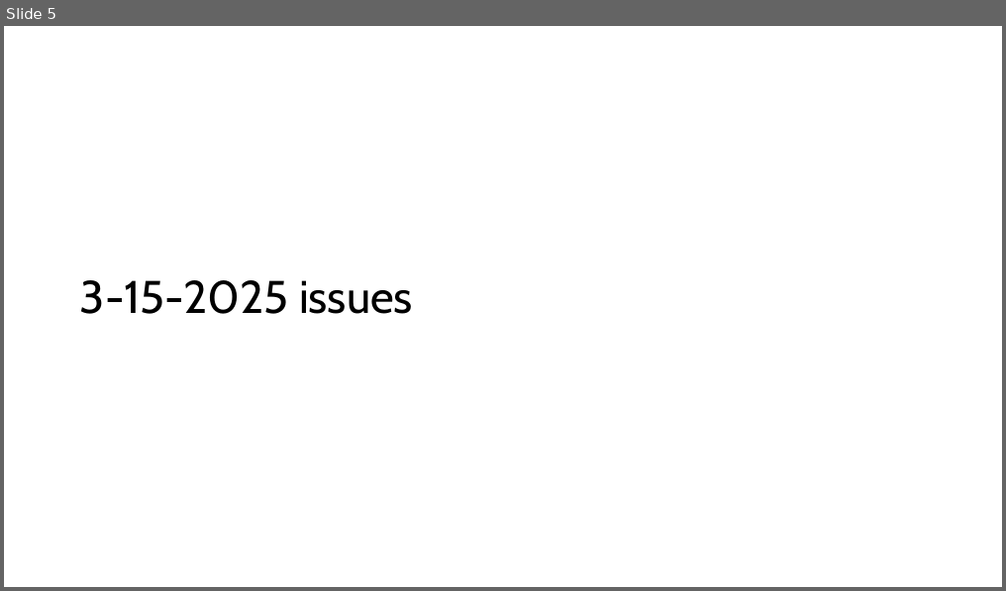
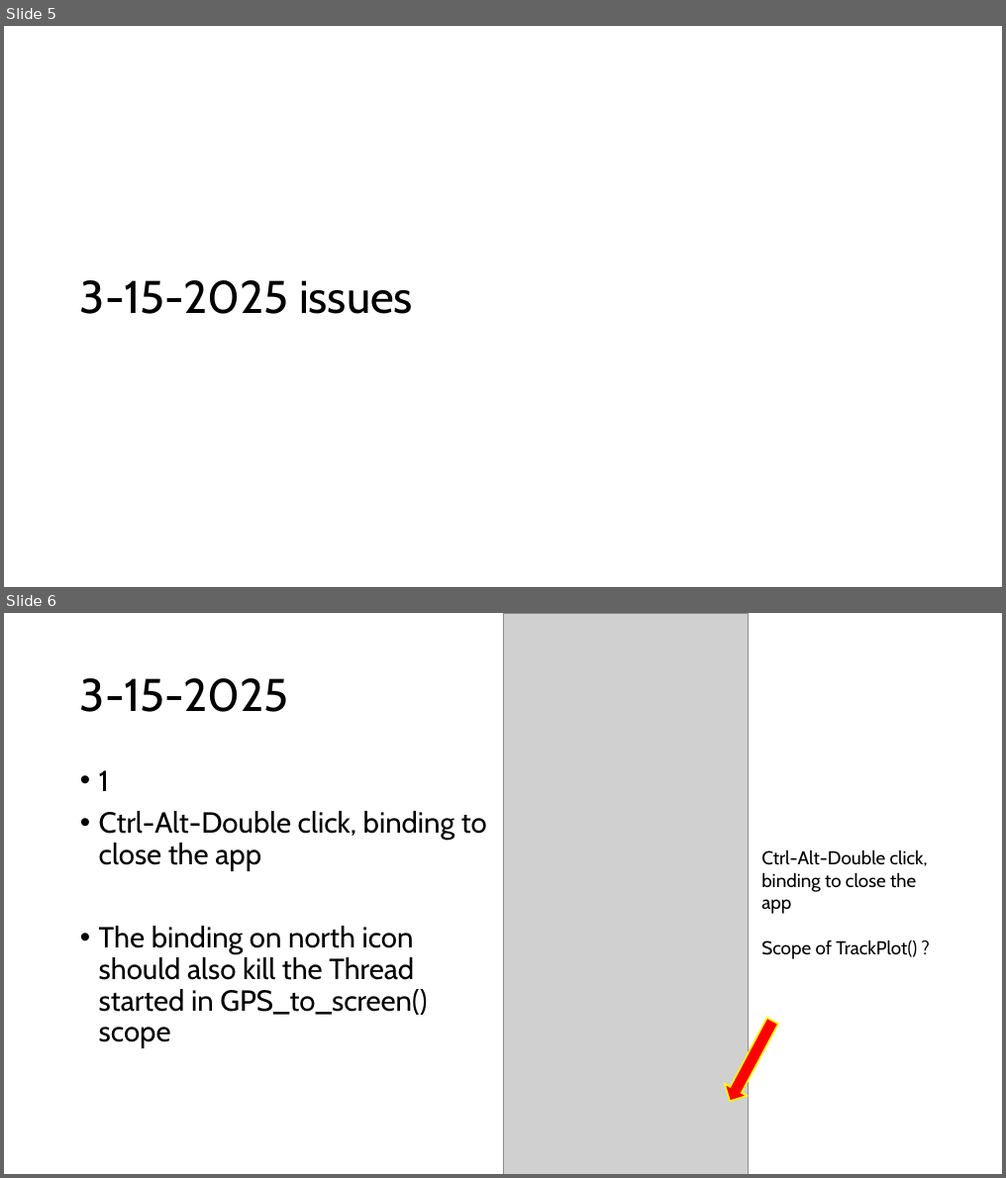
Before and after one commit to Frederic-jyrg/ouitoo, a slide deck: 3-15-2025 issues.pptx. Shown one above the other, each under a label of ours: slide 5 before the commit, slides 5 and 6 after it. The pictures are 1006x591 and 1006x1178 pixels, drawn with LibreOffice and Linux fonts; fonts in the diff are those of the drawing; grey boxes stand for pictures. Boxes give left, top, right and bottom in pixels: in the first picture for what was removed or moved away, otherwise in the second. Text is boxed around its words. In the diff, an @@ line names an element or a change of style, - is before the commit and + after.

```diff
--- a/3-15-2025 issues.pptx
+++ b/3-15-2025 issues.pptx
@@ slide 6 added at (4,613,1002,1174), background #FFFFFF @@
@@ picture added at (503,613,748,1174) @@
@@ title added at (80,678,289,712), 44 pt, text #000000 @@
+3-15-2025
@@ text added at (99,770,487,1049), 28 pt, text #000000 @@
+• 1
+• Ctrl-Alt-Double click, binding to close the app
+• The binding on north icon should also kill the Thread started in GPS_to_screen() scope
@@ text added at (761,850,928,959), 18 pt, text #000000 @@
+Ctrl-Alt-Double click, binding to close the app
+Scope of TrackPlot() ?
@@ up arrow added at (719,1015,784,1108), fill #FF0000, outline #FFFF00 1.5 pt @@
```
Also in this commit, not shown: 4 other slides added.
